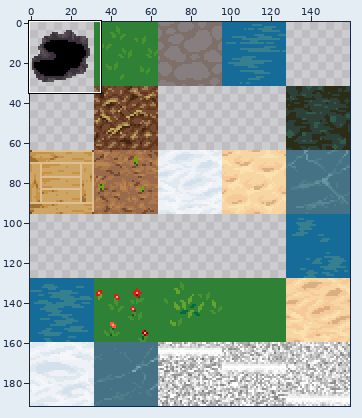
Sprite sheet -- public/tiles/terrain.png. The first picture is a wide view before the edit; the outline marks the close-up.
Close-up. Before the commit:
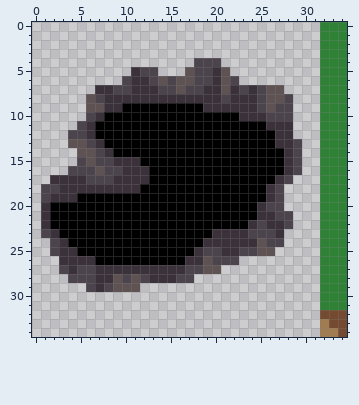
The file is 160x192 pixels. Colours within 5 levels of each other are drawn and written as one. Shown: x 0..34, y 0..34.
Once edited:
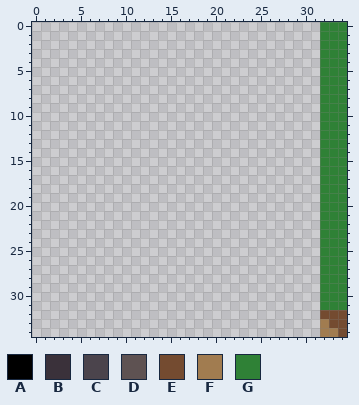
Palette (. is transparent): A #000000  B #3a313a  C #4b444c  D #5e5252  E #744b30  F #a17c50  G #2f8136
The exact change:
Changed rows in their new state; - is an unchanged pixel.
first column x 1:
 4 -----------------...---------
 5 ----------...---.....--------
 6 ---------.............-------
 7 ------.....................--
 8 -----.......................-
 9 -----.......................-
10 -----.......................-
11 ----........................-
12 ---.........................-
13 ---..........................
14 ----.........................
15 ----.........................
16 ---..........................
17 -...........................-
18 ...........................--
19 ...........................--
20 ...........................--
21 ............................-
22 ............................-
23 ...........................--
24 -..........................--
25 -.........................---
26 --....................-------
27 --..................---------
28 ---..............------------
29 -----......------------------
Pixel boxes of the changes (left, top, right, bottom) in both close-ups:
erased: (41, 58, 302, 292)
